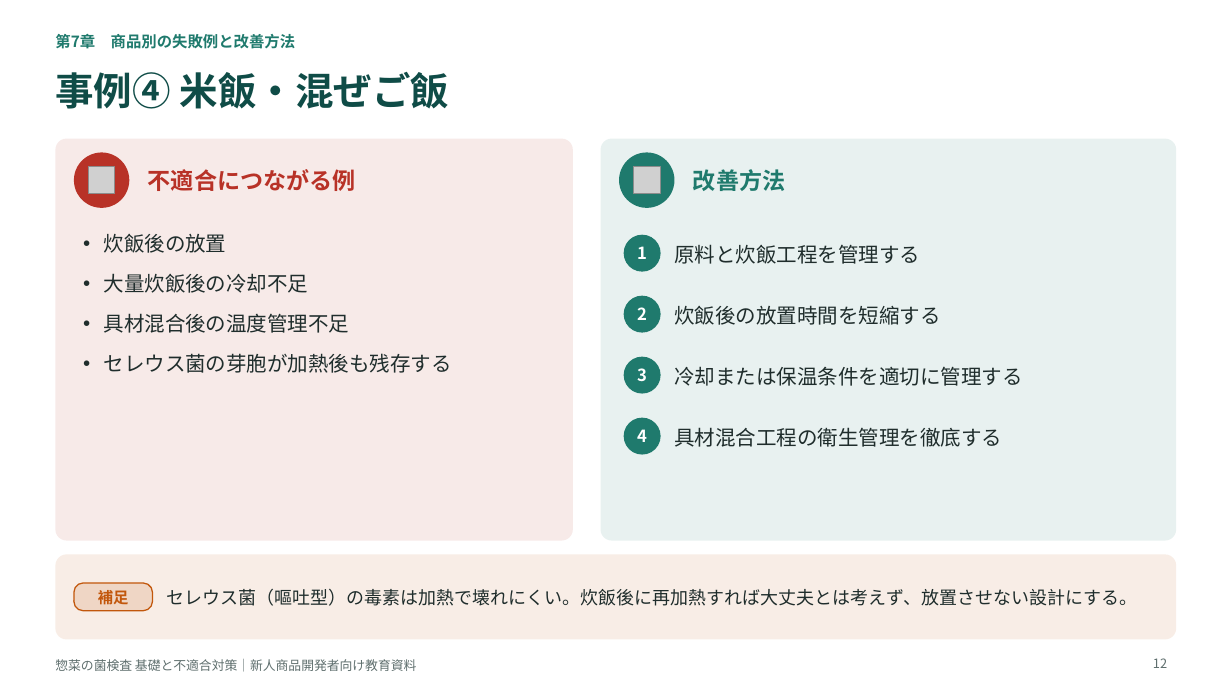
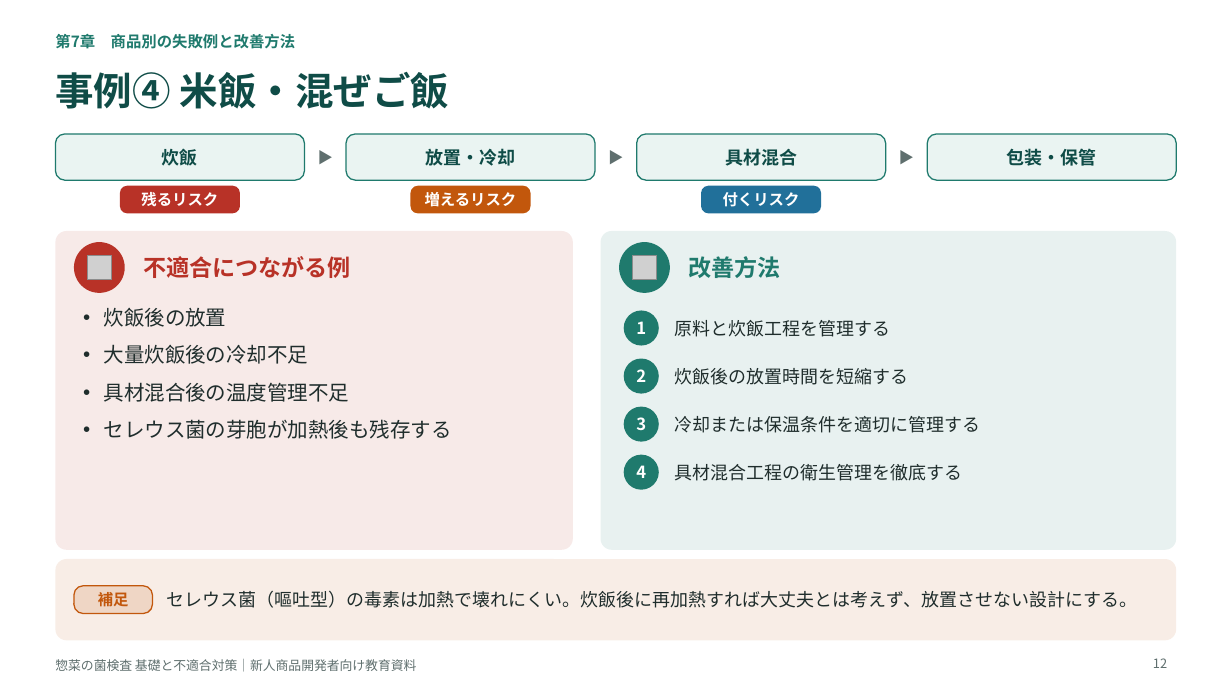
Before and after one commit to tanakashuhei-dotcom/shuhei0208, a slide deck: slide 12 of 菌検査教育資料.pptx. Drawn at 1232x693 pixels with LibreOffice and Linux fonts; fonts in the diff are those of the drawing; grey boxes stand for pictures. Boxes give left, top, right and bottom in pixels: in the first picture for what was removed or moved away, otherwise in the second. Text is boxed around its words. In the diff, an @@ line names an element or a change of style, - is before the commit and + after.

```diff
--- a/菌検査教育資料.pptx
+++ b/菌検査教育資料.pptx
@@ rounded rectangle added at <box>55,134,304,180</box>, fill #EAF4F2, outline #1F7A6D 1 pt, 14 pt, text #0F4C47, bold @@
+炊飯
@@ text added at <box>304,134,346,180</box>, 12 pt, text #5F6F6E @@
+▶
@@ rounded rectangle added at <box>347,134,595,180</box>, fill #EAF4F2, outline #1F7A6D 1 pt, 14 pt, text #0F4C47, bold @@
+放置・冷却
@@ text added at <box>595,134,637,180</box>, 12 pt, text #5F6F6E @@
+▶
@@ rounded rectangle added at <box>637,134,885,180</box>, fill #EAF4F2, outline #1F7A6D 1 pt, 14 pt, text #0F4C47, bold @@
+具材混合
@@ text added at <box>886,134,928,180</box>, 12 pt, text #5F6F6E @@
+▶
@@ rounded rectangle added at <box>928,134,1177,180</box>, fill #EAF4F2, outline #1F7A6D 1 pt, 14 pt, text #0F4C47, bold @@
+包装・保管
@@ rounded rectangle added at <box>120,186,240,213</box>, fill #B83227, 12 pt, text #FFFFFF, bold @@
+残るリスク
@@ rounded rectangle added at <box>410,186,531,213</box>, fill #C2570C, 12 pt, text #FFFFFF, bold @@
+増えるリスク
@@ rounded rectangle added at <box>701,186,822,213</box>, fill #21709A, 12 pt, text #FFFFFF, bold @@
+付くリスク
@@ proportions changed in 3 elements at <box>55,559,1177,640</box>, <box>601,231,1177,550</box>, <box>55,231,573,550</box> @@
@@ rounded rectangle: place and size @@
-rounded rectangle at <box>55,139,573,541</box>
+rounded rectangle at <box>55,231,573,550</box>
@@ rounded rectangle: place and size @@
-rounded rectangle at <box>601,139,1177,541</box>
+rounded rectangle at <box>601,231,1177,550</box>
@@ ellipse: place and size @@
-ellipse at <box>74,152,129,208</box>
+ellipse at <box>74,242,125,293</box>
@@ picture: place and size @@
-picture at <box>89,167,116,194</box>
+picture at <box>87,255,111,279</box>
@@ text "不適合につながる例": place and size @@
-text "不適合につながる例" at <box>148,169,356,191</box>
+text "不適合につながる例" at <box>143,256,351,278</box>
@@ ellipse: place and size @@
-ellipse at <box>619,152,675,208</box>
+ellipse at <box>619,242,670,293</box>
@@ picture: place and size @@
-picture at <box>634,167,661,194</box>
+picture at <box>632,255,656,279</box>
@@ text "改善方法": place and size @@
-text "改善方法" at <box>693,169,785,191</box>
+text "改善方法" at <box>688,256,780,278</box>
@@ text "炊飯後の放置": place and size @@
-text "炊飯後の放置" at <box>104,234,452,373</box>
+text "炊飯後の放置" at <box>104,344,452,439</box>
@@ text "炊飯後の放置" at <box>104,344,452,439</box>: less space between paragraphs @@
@@ ellipse "1": place and size @@
-ellipse "1" at <box>624,235,661,272</box>
+ellipse "1" at <box>624,311,659,346</box>
@@ size 16 to 14 pt in 4 elements at <box>674,464,962,481</box>, <box>674,416,980,433</box>, <box>674,368,908,385</box>, <box>674,320,890,337</box> @@
@@ text "原料と炊飯工程を管理する": place and size @@
-text "原料と炊飯工程を管理する" at <box>674,244,920,264</box>
+text "原料と炊飯工程を管理する" at <box>674,320,890,337</box>
@@ ellipse "2": place and size @@
-ellipse "2" at <box>624,296,661,333</box>
+ellipse "2" at <box>624,359,659,394</box>
@@ text "炊飯後の放置時間を短縮する": place and size @@
-text "炊飯後の放置時間を短縮する" at <box>674,305,940,325</box>
+text "炊飯後の放置時間を短縮する" at <box>674,368,908,385</box>
@@ ellipse "3": place and size @@
-ellipse "3" at <box>624,357,661,394</box>
+ellipse "3" at <box>624,407,659,442</box>
@@ text "冷却または保温条件を適切に管理する": place and size @@
-text "冷却または保温条件を適切に管理する" at <box>674,366,1022,386</box>
+text "冷却または保温条件を適切に管理する" at <box>674,416,980,433</box>
@@ text "具材混合工程の衛生管理を徹底する": place and size @@
-text "具材混合工程の衛生管理を徹底する" at <box>674,427,1002,447</box>
+text "具材混合工程の衛生管理を徹底する" at <box>674,464,962,481</box>
@@ ellipse "4": place and size @@
-ellipse "4" at <box>624,418,661,455</box>
+ellipse "4" at <box>624,455,659,490</box>
@@ rounded rectangle: place and size @@
-rounded rectangle at <box>55,555,1177,640</box>
+rounded rectangle at <box>55,559,1177,640</box>
```
Also in this commit, not shown: 18 other slides changed, 1 slide added.
